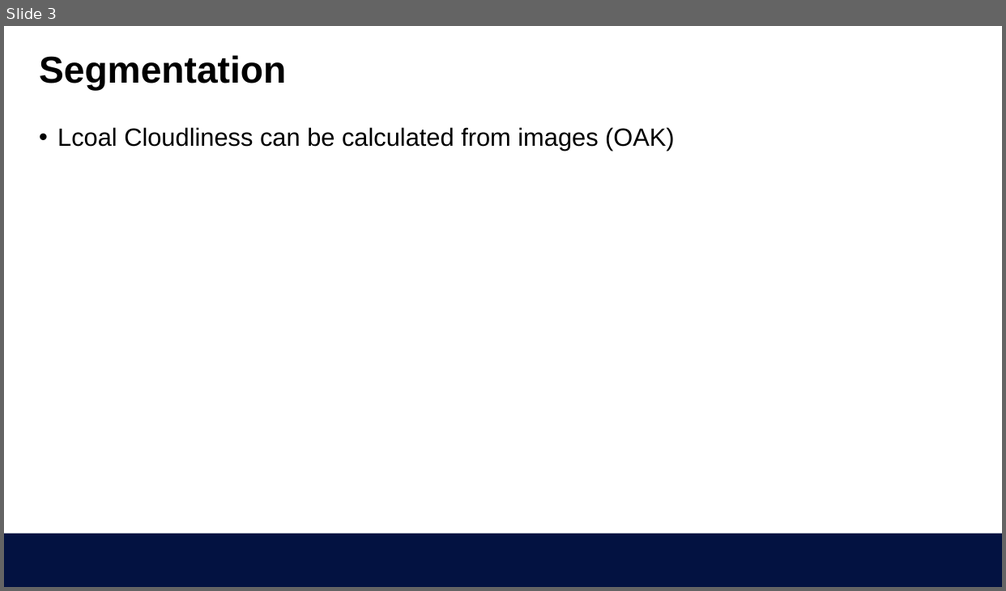
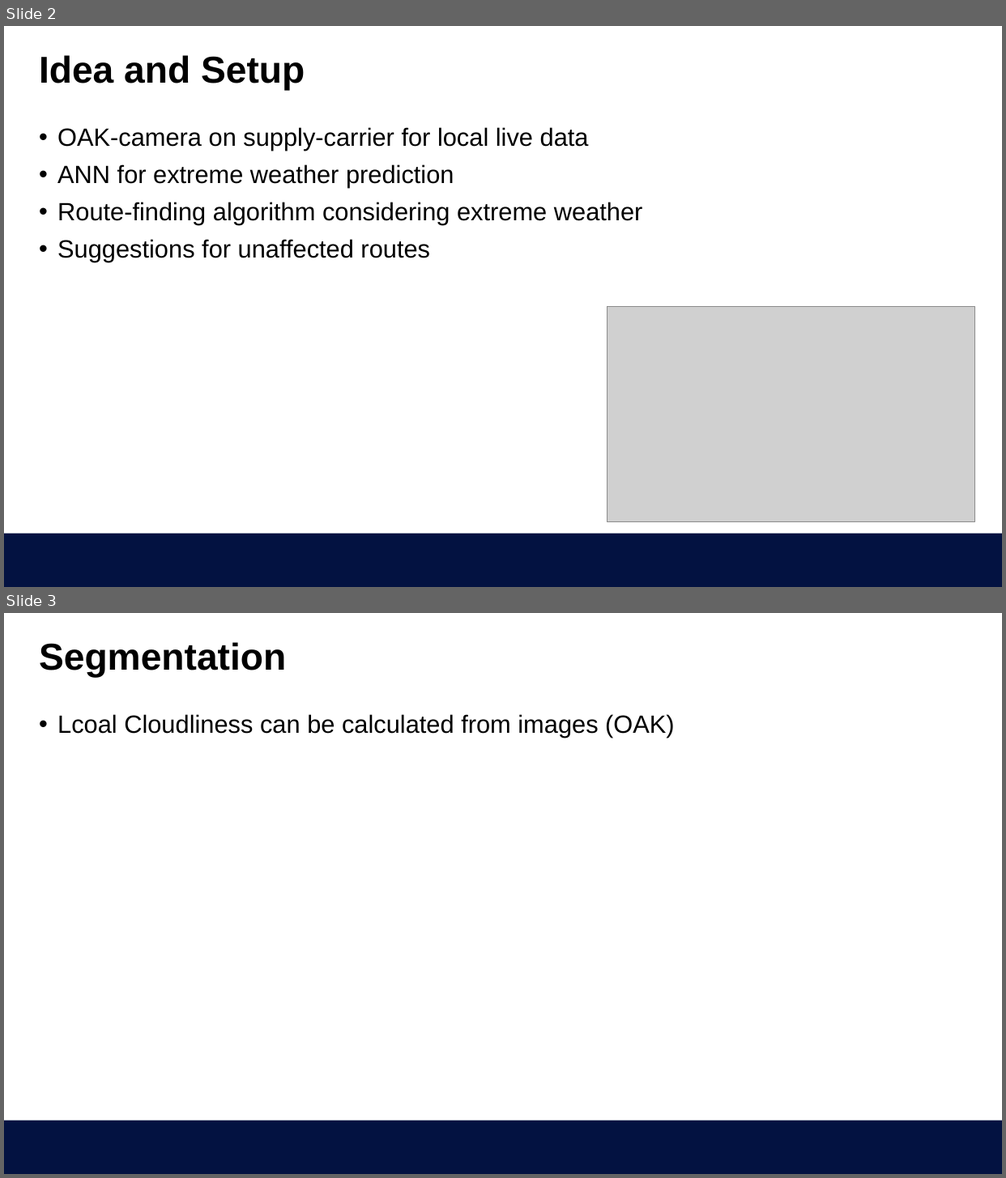
Before and after one commit to rhaberme/controltheweather, a slide deck: 2022_0424_deephack_pitch_slides.pptx. Shown one above the other, each under a label of ours: slide 3 before the commit, slides 2 and 3 after it. The pictures are 1006x591 and 1006x1178 pixels, drawn with LibreOffice and Linux fonts; fonts in the diff are those of the drawing; grey boxes stand for pictures; background and template pictures are left out. Boxes give left, top, right and bottom in pixels: in the first picture for what was removed or moved away, otherwise in the second. Text is boxed around its words. In the diff, an @@ line names an element or a change of style, - is before the commit and + after.

```diff
--- a/2022_0424_deephack_pitch_slides.pptx
+++ b/2022_0424_deephack_pitch_slides.pptx
@@ slide 2 added at box(4, 26, 1002, 587), background #FFFFFF; not listed: 1 template element that a slide beside it also shows @@
@@ title added at box(39, 55, 305, 91), 36 pt, text #000000, bold @@
+Idea and Setup
@@ text added at box(57, 127, 643, 263), 24 pt, text #000000 @@
+• OAK-camera on supply-carrier for local live data
+• ANN for extreme weather prediction
+• Route-finding algorithm considering extreme weather
+• Suggestions for unaffected routes
@@ picture added at box(607, 307, 974, 522) @@
```
Also in this commit, not shown: 2 slides changed, 1 slide removed.
